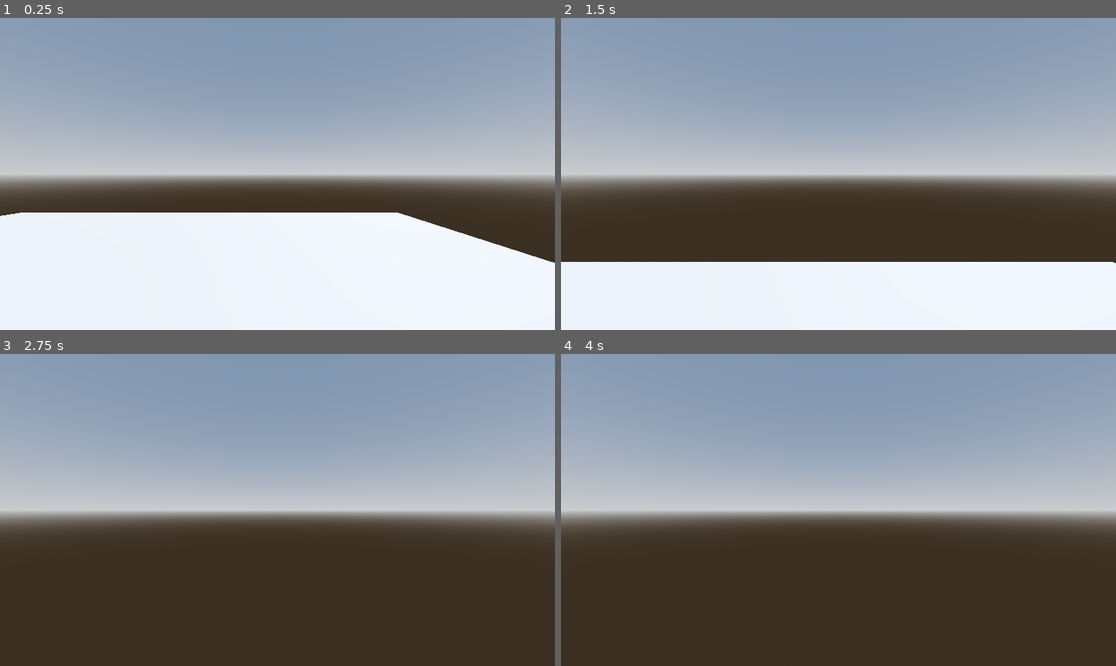
Above: before the commit, frames 1-4 (two rows, left to right).
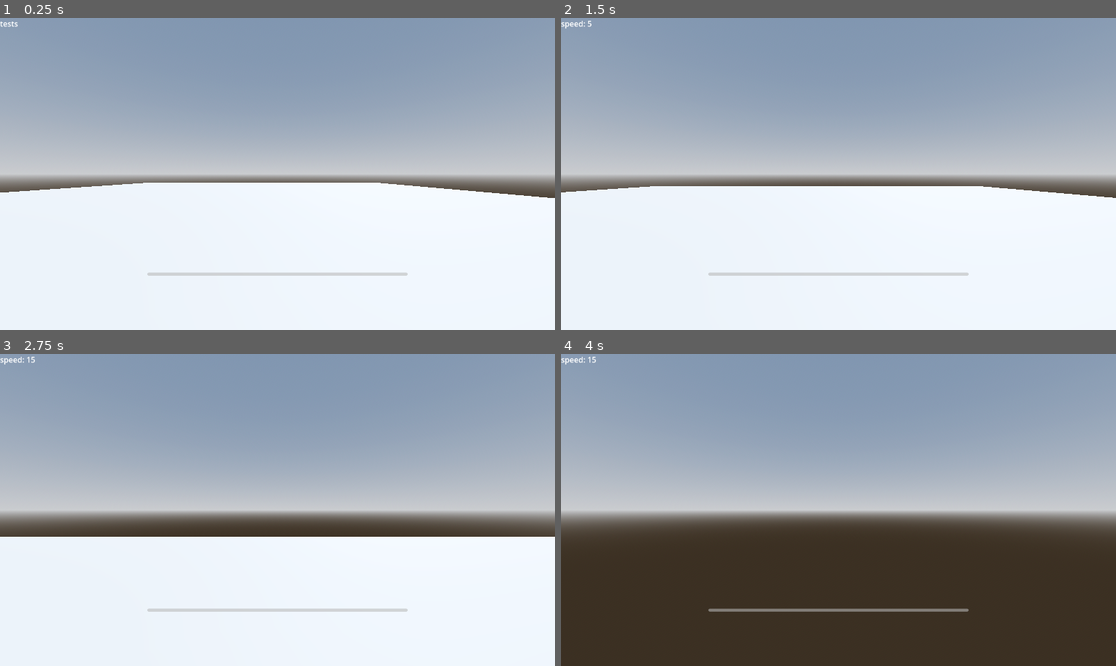
Above: after the commit, the same moments.

Repository: JobertDev27/of-blood-and-rusting-iron
Game: Godot game, scene res://world/demo_scene.tscn
Two runs of this game, one before a commit and one after it. Both use one fixed random seed, a clock stepped at 60 frames per second and the inputs below.
Inputs:
- Up to frame 1 (0.25 s): no input
- Up to frame 2 (1.5 s): tap Enter (ui_accept) at 0.5, 0.77 s; hold Shift (sprint, bound only after the commit) 0.53-1.28 s; hold W (up) from 0.53 s (still down); tap Shift (sprint, bound only after the commit) at 1.35 s
- Up to frame 3 (2.75 s): keep holding W (up); tap Enter (ui_accept) at 1.52 s; hold Shift (sprint, bound only after the commit) from 2.03 s (still down)
- Up to frame 4 (4 s): keep holding W (up); release Shift (sprint, bound only after the commit) at 2.78 s; tap Shift (sprint, bound only after the commit) at 2.85 s; tap Enter (ui_accept) at 3.02, 3.5, 3.77 s; hold Shift (sprint, bound only after the commit) from 3.53 s (still down)

The runs differ from the first frame. In frame 1, 11% of the frame differs, in the area x 0-100%, y 1-83%; in frame 2, 24%; in frame 3, 41%, in the area x 0-100%, y 0-100%; in frame 4, 0.6%.

Commit message:
feat: Adds sprinting

Diff:
--- a/entities/player/player.gd
+++ b/entities/player/player.gd
@@ -2,27 +2,45 @@
 
 @onready var head: Node3D = $Head
 @onready var camera: Camera3D = $Head/Camera3D
+@onready var label: Label = $Control/Label
+@onready var stamina_bar: ProgressBar = $Control/StaminaBar
 
-const SPEED = 5.0
-const JUMP_VELOCITY = 4.5
+const JUMP_VELOCITY : float = 4.5
+const MAX_STAMINA : float = 100.0
+
+var speed : int = 5
+var current_stamina : float = MAX_STAMINA
+var is_sprinting : bool = false
 
 func _ready() -> void:
 	Input.mouse_mode = Input.MOUSE_MODE_CAPTURED
+	stamina_bar.max_value = MAX_STAMINA
 
 func _input(event: InputEvent) -> void:
+	# Handles the player camera movement through getting the mouse x and y axis
 	if event is InputEventMouse:
 		camera.rotate_x(-event.relative.y * 0.005)
 		head.rotate_y(-event.relative.x * 0.005)
 		camera.rotation.x = clamp(camera.rotation.x, deg_to_rad(-70), deg_to_rad(70))
 
 func _physics_process(delta: float) -> void:
+	stamina_bar.value = current_stamina
+	current_stamina = clampf(current_stamina, 0, MAX_STAMINA)
+
+	if !is_sprinting:
+		await get_tree().create_timer(1).timeout
+		current_stamina += 1
+	else:
+		current_stamina -= 0.01
+
 	handle_movement(delta)
 	move_and_slide()
 
 func handle_movement(delta: float) -> void:
-	## Debug: end game
+	label.text = "speed: " + str(speed)
+	# Debug: end game
 	if Input.is_action_just_pressed("ui_cancel"):
-		get_tree().exit()
+		get_tree().quit()
 
 	if not is_on_floor():
 		velocity += get_gravity() * delta
@@ -33,8 +51,18 @@
 	var input_dir := Input.get_vector("left", "right", "up", "down")
 	var direction := (head.transform.basis * Vector3(input_dir.x, 0, input_dir.y)).normalized()
 	if direction:
-		velocity.x = direction.x * SPEED
-		velocity.z = direction.z * SPEED
+		velocity.x = direction.x * speed
+		velocity.z = direction.z * speed
+		if Input.is_action_pressed("sprint"):
+			handle_sprint()
+		else:
+			speed = 5
+			is_sprinting = false
 	else:
-		velocity.x = move_toward(velocity.x, 0, SPEED)
-		velocity.z = move_toward(velocity.z, 0, SPEED)
+		velocity.x = move_toward(velocity.x, 0, speed)
+		velocity.z = move_toward(velocity.z, 0, speed)
+
+func handle_sprint() -> void:
+	if current_stamina != 0:
+		speed = 15
+		is_sprinting = true
--- a/entities/player/player.tscn
+++ b/entities/player/player.tscn
@@ -21,3 +21,32 @@
 transform = Transform3D(1, 0, 0, 0, 1, 0, 0, 0, 1, 0, 1.61933, 0)
 
 [node name="Camera3D" type="Camera3D" parent="Head"]
+
+[node name="Control" type="Control" parent="."]
+layout_mode = 3
+anchors_preset = 15
+anchor_right = 1.0
+anchor_bottom = 1.0
+grow_horizontal = 2
+grow_vertical = 2
+
+[node name="Label" type="Label" parent="Control"]
+layout_mode = 0
+offset_right = 40.0
+offset_bottom = 23.0
+text = "tests"
+
+[node name="StaminaBar" type="ProgressBar" parent="Control"]
+layout_mode = 1
+anchors_preset = 7
+anchor_left = 0.5
+anchor_top = 1.0
+anchor_right = 0.5
+anchor_bottom = 1.0
+offset_left = -270.0
+offset_top = -119.0
+offset_right = 270.0
+offset_bottom = -113.0
+grow_horizontal = 2
+grow_vertical = 0
+show_percentage = false
--- a/project.godot
+++ b/project.godot
@@ -15,6 +15,10 @@
 run/main_scene="uid://b5n3d5cfqy6ww"
 config/features=PackedStringArray("4.4", "Forward Plus")
 config/icon="res://icon.svg"
+
+[display]
+
+window/size/mode=4
 
 [input]
 
@@ -38,3 +42,8 @@
 "events": [Object(InputEventKey,"resource_local_to_scene":false,"resource_name":"","device":-1,"window_id":0,"alt_press …(192 unchanged characters)…
 ]
 }
+sprint={
+"deadzone": 0.2,
+"events": [Object(InputEventKey,"resource_local_to_scene":false,"resource_name":"","device":-1,"window_id":0,"alt_pressed":false,"shift_pressed":false,"ctrl_pressed":false,"meta_pressed":false,"pressed":false,"keycode":0,"physical_keycode":4194325,"key_label":0,"unicode":0,"location":0,"echo":false,"script":null)
+]
+}
--- a/world/demo_scene.tscn
+++ b/world/demo_scene.tscn
@@ -25,9 +25,9 @@
 environment = SubResource("Environment_beu2l")
 
 [node name="CSGBox3D" type="CSGBox3D" parent="."]
-transform = Transform3D(1, 0, 0, 0, 1, 0, 0, 0, 1, -2.84058, 0, -2.20862)
+transform = Transform3D(2.74124, 0, 0, 0, 1, 0, 0, 0, 3.00843, -2.84058, 0, -6.61847)
 use_collision = true
-size = Vector3(15.7808, 1, 12.5569)
+size = Vector3(15.7808, 1, 21.3766)
 
 [node name="Player" parent="." instance=ExtResource("1_60ubn")]
 transform = Transform3D(1, 0, 0, 0, 1, 0, 0, 0, 1, 0, 0.525757, 0)
